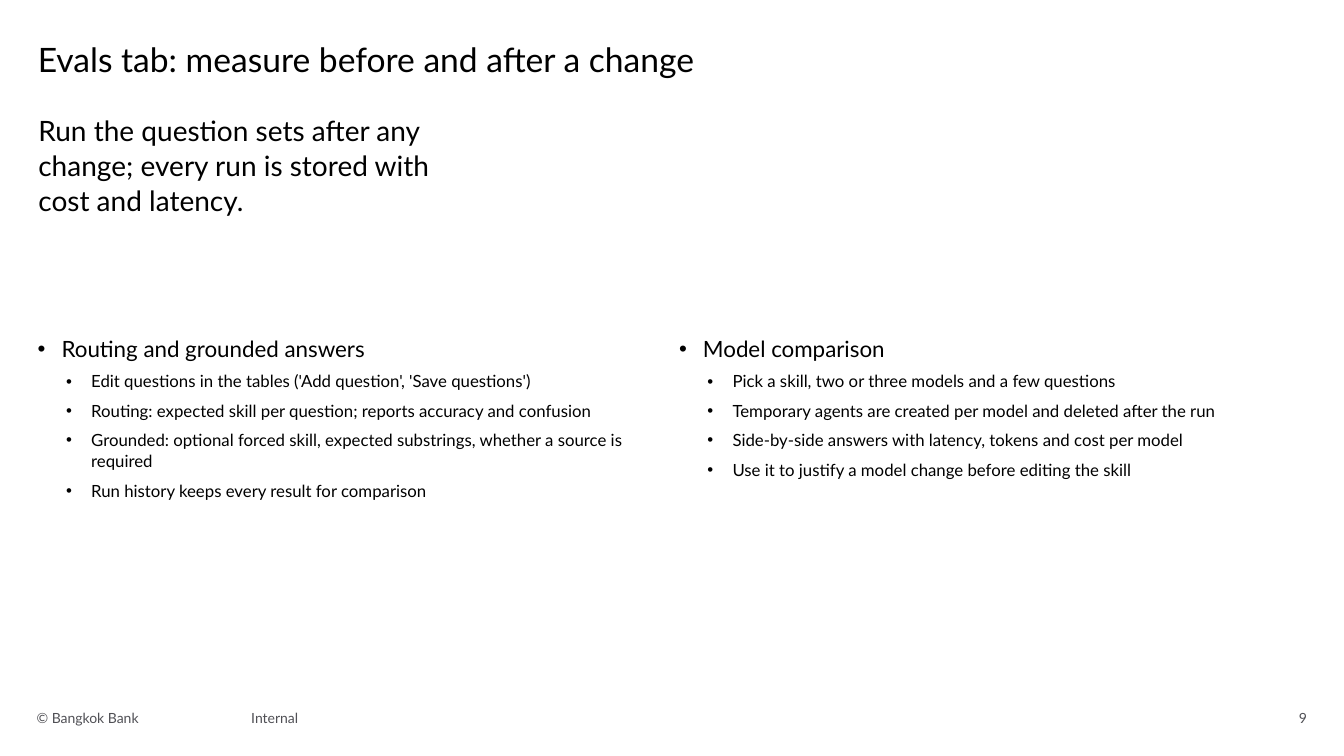
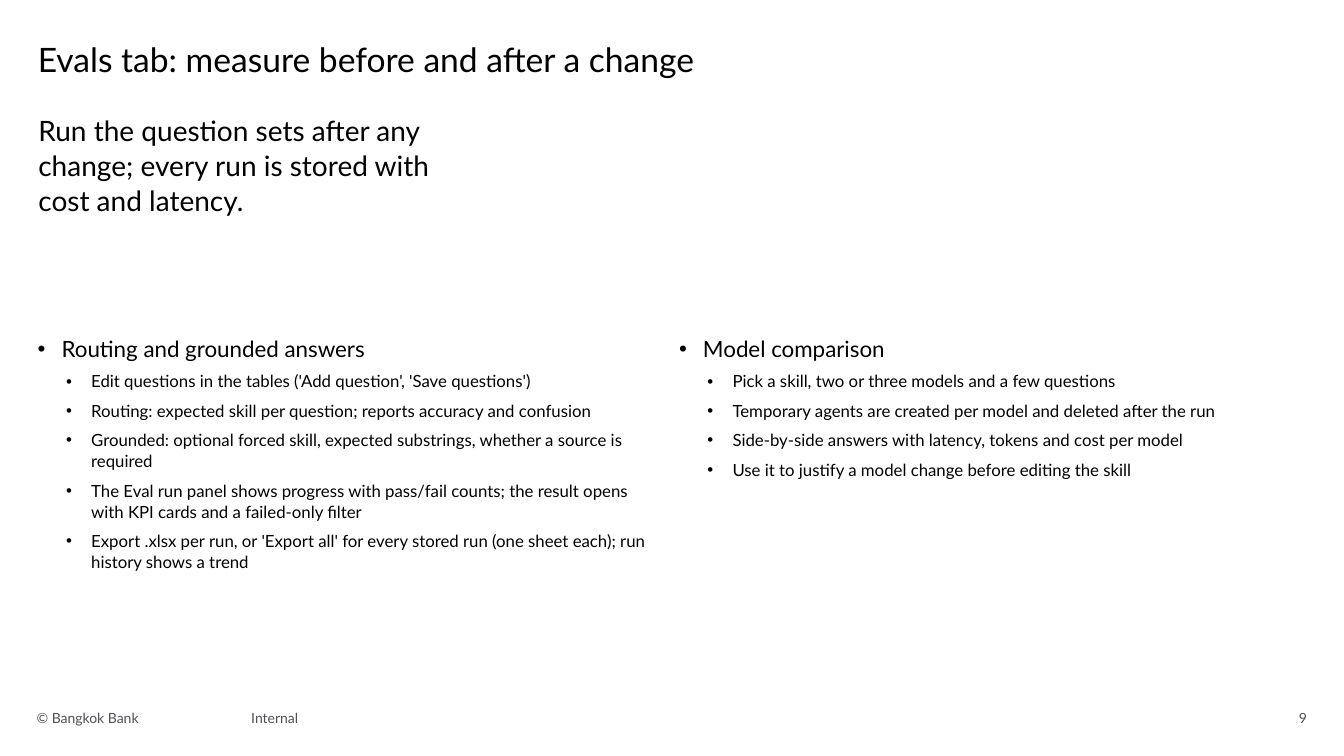
Before and after one commit to chanthaphan/agentic-rag-poc, a slide deck: slide 9 of docs/slides/bankrag-user-manual.pptx. Drawn at 1344x756 pixels with LibreOffice and Linux fonts; fonts in the diff are those of the drawing; background and template pictures are left out. Boxes give left, top, right and bottom in pixels: in the first picture for what was removed or moved away, otherwise in the second. Text is boxed around its words. In the diff, an @@ line names an element or a change of style, - is before the commit and + after.

```diff
--- a/docs/slides/bankrag-user-manual.pptx
+++ b/docs/slides/bankrag-user-manual.pptx
@@ text at (91,484,645,571): text changed @@
-  • Run history keeps every result for comparison
+  • The Eval run panel shows progress with pass/fail counts; the result opens with KPI cards and a failed-only filter
+  • Export .xlsx per run, or 'Export all' for every stored run (one sheet each); run history shows a trend
```
Also in this commit, not shown: 15 other files.
